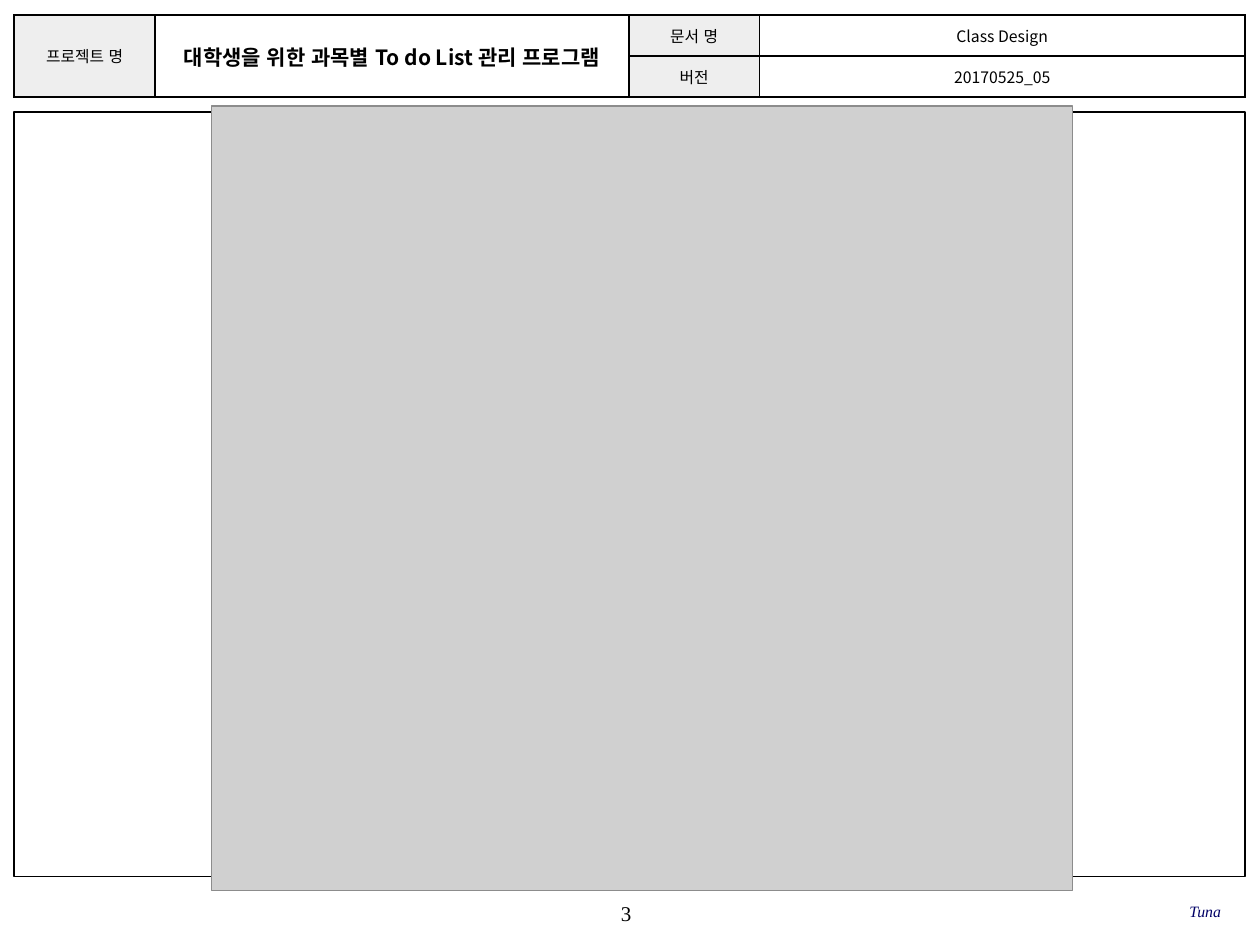
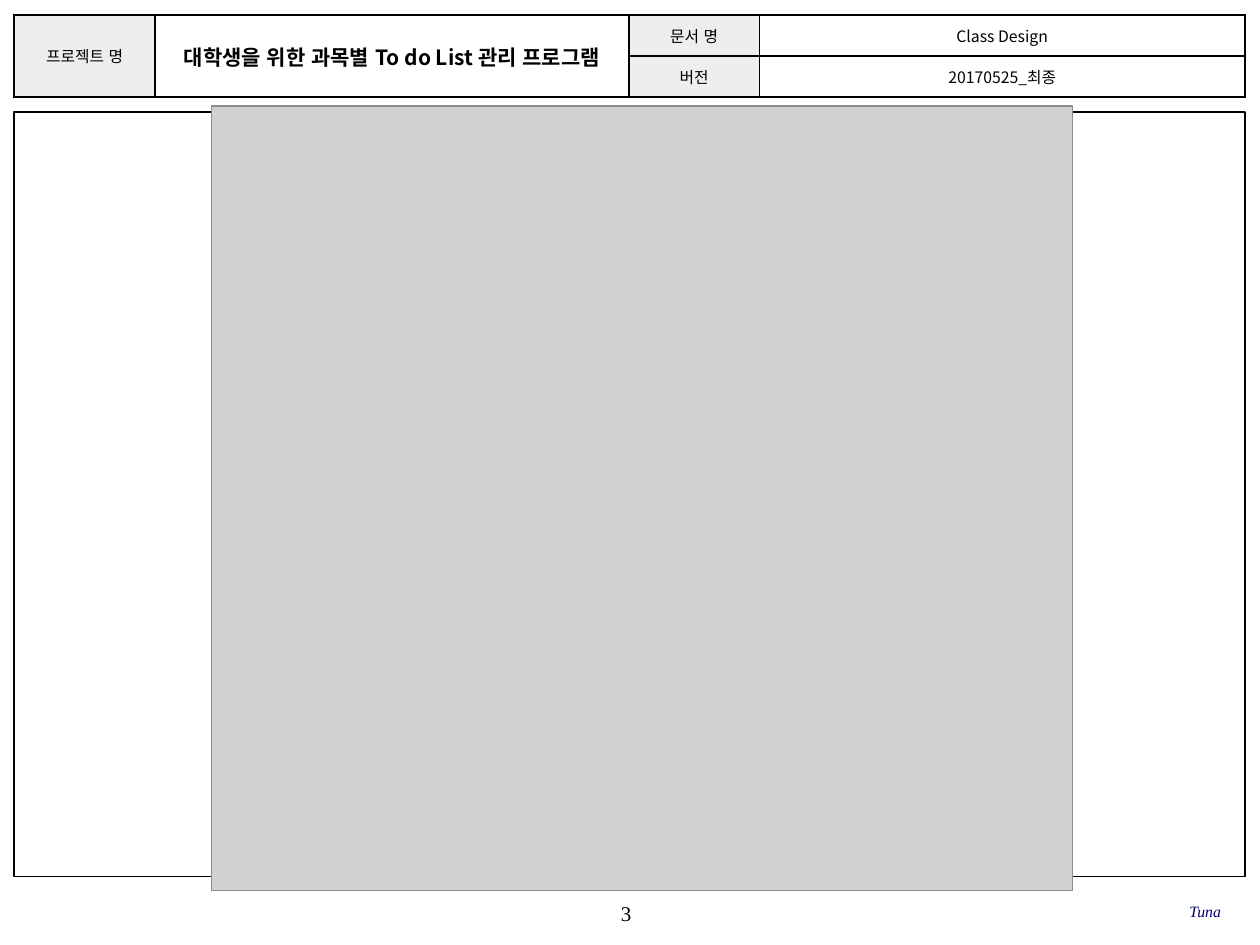
Before and after one commit to SE-admin/SE2017_4_tuna, a slide deck: slide 3 of doc/3_ 설계서/Class Design.pptx. Drawn at 1260x945 pixels with LibreOffice and Linux fonts; fonts in the diff are those of the drawing; grey boxes stand for pictures; background and template pictures are left out. Boxes give left, top, right and bottom in pixels: in the first picture for what was removed or moved away, otherwise in the second. Text is boxed around its words. In the diff, an @@ line names an element or a change of style, - is before the commit and + after.

Commit message:
doc/3_ 설계서/Class Design.pptx Class Design_4_tuna_김태현_20170525_최종 최종 제출

```diff
--- a/doc/3_ 설계서/Class Design.pptx
+++ b/doc/3_ 설계서/Class Design.pptx
@@ table at (14, 15, 1245, 97) @@
-row 2, column 4: 20170525_05
+row 2, column 4: 20170525_최종
```
Also in this commit, not shown: 7 other slides changed.
